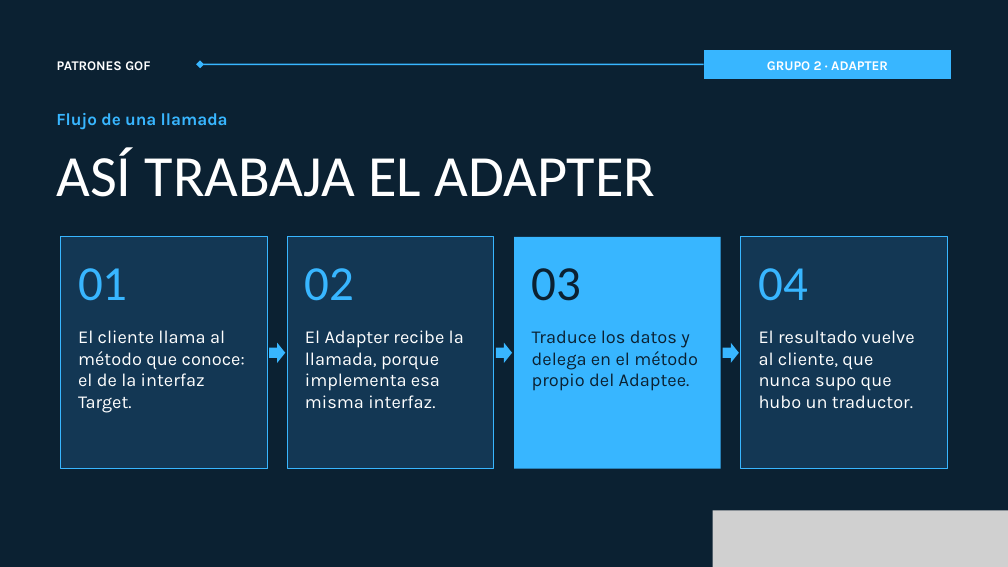
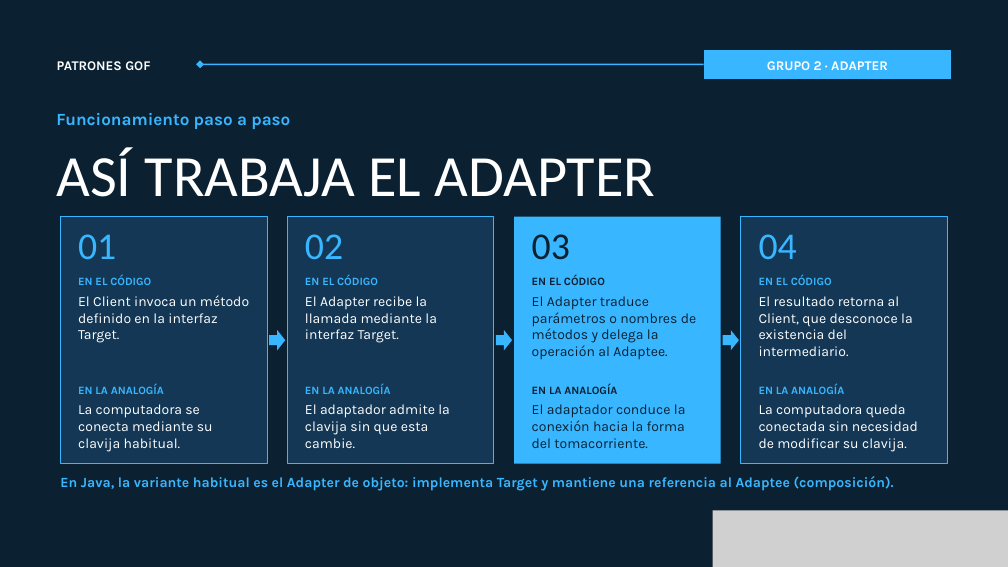
Before and after one commit to RaysonLopez/PatronesEstructurales_Grupo2, a slide deck: slide 6 of Presentacion/Presentacion_Patron_Adapter_Grupo2.pptx. Drawn at 1008x567 pixels with LibreOffice and Linux fonts; fonts in the diff are those of the drawing; grey boxes stand for pictures. Boxes give left, top, right and bottom in pixels: in the first picture for what was removed or moved away, otherwise in the second. Text is boxed around its words. In the diff, an @@ line names an element or a change of style, - is before the commit and + after.

```diff
--- a/Presentacion/Presentacion_Patron_Adapter_Grupo2.pptx
+++ b/Presentacion/Presentacion_Patron_Adapter_Grupo2.pptx
@@ text at box(56, 113, 290, 129): text changed @@
-Flujo de una llamada
+Funcionamiento paso a paso
@@ rectangle: place and size @@
-rectangle at box(60, 237, 267, 469)
+rectangle at box(60, 217, 267, 464)
@@ text "01": place and size @@
-text "01" at box(78, 268, 128, 301)
+text "01" at box(78, 234, 116, 259)
@@ rectangle: place and size @@
-rectangle at box(287, 237, 494, 469)
+rectangle at box(287, 217, 494, 464)
@@ text "02": place and size @@
-text "02" at box(305, 268, 355, 301)
+text "02" at box(305, 234, 343, 259)
@@ rectangle: place and size @@
-rectangle at box(514, 237, 721, 469)
+rectangle at box(514, 217, 721, 464)
@@ text "03": place and size @@
-text "03" at box(532, 268, 582, 301)
+text "03" at box(532, 234, 570, 260)
@@ rectangle: place and size @@
-rectangle at box(741, 237, 948, 469)
+rectangle at box(741, 217, 948, 464)
@@ size 70 to 54 pt in 4 elements at box(78, 234, 116, 259), box(305, 234, 343, 259), box(532, 234, 570, 260), box(759, 234, 797, 259) @@
@@ text "04": place and size @@
-text "04" at box(759, 268, 809, 301)
+text "04" at box(759, 234, 797, 259)
@@ text at box(78, 275, 151, 285): text changed; size 26 to 16 pt; text colour #FFFFFF to #38B6FF; bold on @@
-El cliente llama al método que conoce: el de la interfaz Target.
+EN EL CÓDIGO
@@ text added at box(78, 295, 249, 343), 20 pt, text #FFFFFF @@
+El Client invoca un método definido en la interfaz Target.
@@ text at box(305, 296, 437, 343): text changed; size 26 to 20 pt @@
-El Adapter recibe la llamada, porque implementa esa misma interfaz.
+El Adapter recibe la llamada mediante la interfaz Target.
@@ text added at box(305, 275, 378, 285), 16 pt, text #38B6FF, bold @@
+EN EL CÓDIGO
@@ text added at box(532, 275, 605, 285), 16 pt, text #0B2132, bold @@
+EN EL CÓDIGO
@@ text added at box(532, 296, 696, 360), 20 pt, text #0B2132 @@
+El Adapter traduce parámetros o nombres de métodos y delega la operación al Adaptee.
@@ text added at box(759, 275, 832, 285), 16 pt, text #38B6FF, bold @@
+EN EL CÓDIGO
@@ text added at box(759, 296, 913, 356), 20 pt, text #FFFFFF @@
+El resultado retorna al Client, que desconoce la existencia del intermediario.
@@ text removed at box(532, 330, 698, 391) @@
-Traduce los datos y delega en el método propio del Adaptee.
@@ 3 right arrows: place and size @@
-3 right arrows at box(269, 343, 739, 363)
+3 right arrows at box(269, 330, 739, 350)
@@ text removed at box(759, 330, 915, 408) @@
-El resultado vuelve al cliente, que nunca supo que hubo un traductor.
@@ text added at box(78, 384, 164, 394), 16 pt, text #38B6FF, bold @@
+EN LA ANALOGÍA
@@ text added at box(305, 384, 391, 394), 16 pt, text #38B6FF, bold @@
+EN LA ANALOGÍA
@@ text added at box(532, 384, 617, 394), 16 pt, text #0B2132, bold @@
+EN LA ANALOGÍA
@@ text added at box(759, 384, 844, 394), 16 pt, text #38B6FF, bold @@
+EN LA ANALOGÍA
@@ text added at box(78, 404, 213, 452), 20 pt, text #FFFFFF @@
+La computadora se conecta mediante su clavija habitual.
@@ text added at box(305, 404, 450, 448), 20 pt, text #FFFFFF @@
+El adaptador admite la clavija sin que esta cambie.
@@ text added at box(532, 404, 686, 448), 20 pt, text #0B2132 @@
+El adaptador conduce la conexión hacia la forma del tomacorriente.
@@ text added at box(759, 404, 918, 452), 20 pt, text #FFFFFF @@
+La computadora queda conectada sin necesidad de modificar su clavija.
@@ text added at box(60, 476, 894, 491), 20 pt, text #38B6FF, bold @@
+En Java, la variante habitual es el Adapter de objeto: implementa Target y mantiene una referencia al Adaptee (composición).
```
Also in this commit, not shown: 8 other slides changed.
